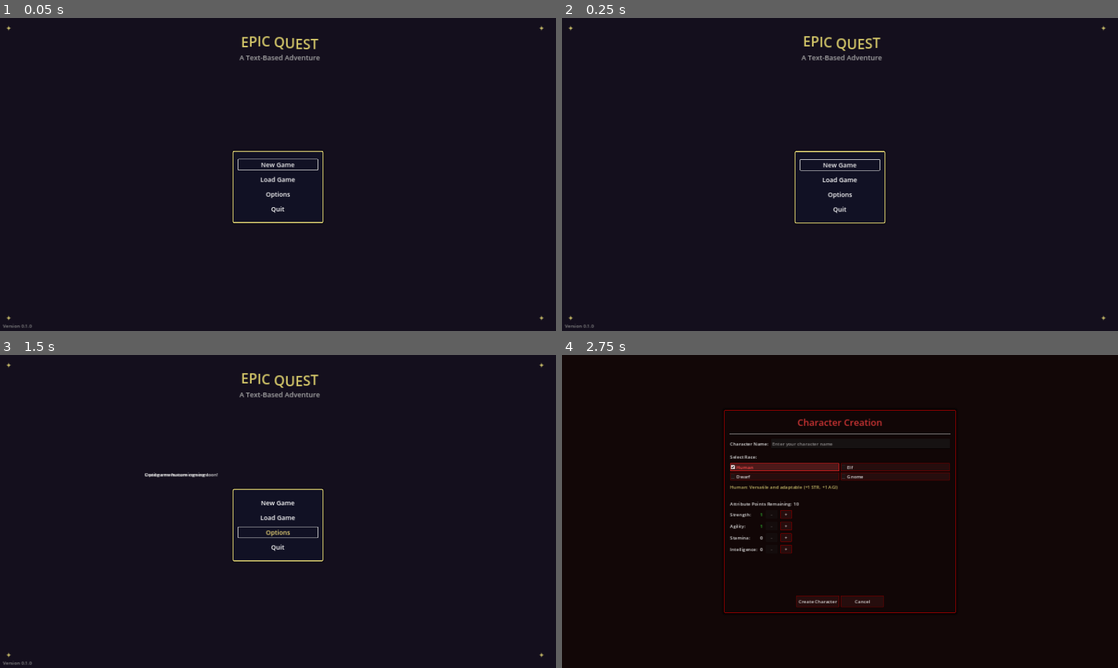
Above: before the commit, frames 1-4 (two rows, left to right).
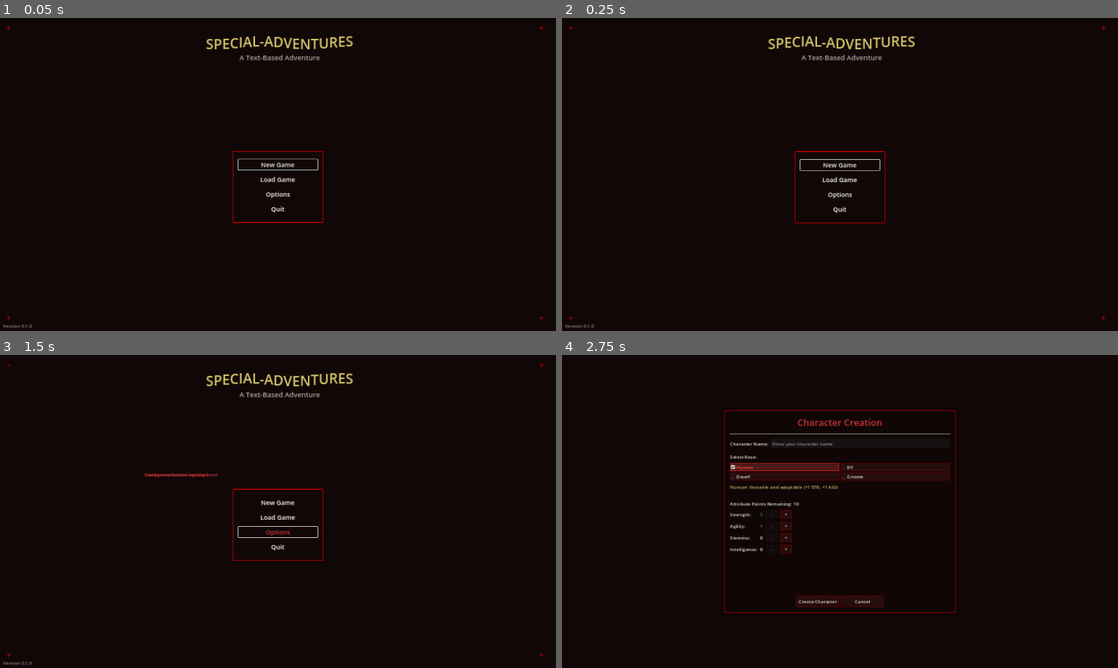
Above: after the commit, the same moments.

Repository: RovxBot/special-adventures
Game: Godot game, scene res://scenes/MainMenu.tscn
Same seed, same stepped clock (60 frames per second), same inputs: the game is played once before the commit and once after it.
Inputs:
- Up to frame 1 (0.05 s): no input
- Up to frame 2 (0.25 s): no input
- Up to frame 3 (1.5 s): click "Load Game" at 0.5 s; click "Options" at 1.25 s
- Up to frame 4 (2.75 s): click "New Game" at 2 s

The runs differ from the first frame. In frame 1, 4.1% of the frame differs, in the area x 1-98%, y 2-97%; in frame 2, 4.2%; in frame 3, 4.5%; in frame 4, nothing differs.
Error before the commit: Invalid call. Nonexistent function 'queue_free' in base 'Nil'. (res://scripts/main_menu.gd:34)
Error after the commit: Invalid call. Nonexistent function 'queue_free' in base 'Nil'. (res://scripts/main_menu.gd:52)

Commit message:
Updated main menu, and Talents window

Diff:
--- a/Godot/special-adventures/scenes/HUD.tscn
+++ b/Godot/special-adventures/scenes/HUD.tscn
@@ -520,7 +520,6 @@
 theme_override_colors/font_hovered_color = Color(0.776471, 0.729412, 0.407843, 0.784314)
 theme_override_styles/panel = SubResource("StyleBoxFlat_r5j7a")
 allow_search = false
-auto_height = false
 item_count = 3
 item_0/text = "Health Potion"
 item_1/text = "Rusty Sword"
--- a/Godot/special-adventures/scenes/MainMenu.tscn
+++ b/Godot/special-adventures/scenes/MainMenu.tscn
@@ -3,12 +3,12 @@
 [ext_resource type="Script" uid="uid://dgq601by5sqtc" path="res://scripts/main_menu.gd" id="1_yqorp"]
 
 [sub_resource type="StyleBoxFlat" id="StyleBoxFlat_84jwn"]
-bg_color = Color(0.0705882, 0.0705882, 0.14902, 0.901961)
+bg_color = Color(0.070588, 0.027451, 0.027451, 0.95)
 border_width_left = 4
 border_width_top = 4
 border_width_right = 4
 border_width_bottom = 4
-border_color = Color(0.776471, 0.729412, 0.407843, 1)
+border_color = Color(0.6, 0.0, 0.0, 1)
 corner_radius_top_left = 5
 corner_radius_top_right = 5
 corner_radius_bottom_right = 5
@@ -32,7 +32,7 @@
 anchor_bottom = 1.0
 grow_horizontal = 2
 grow_vertical = 2
-color = Color(0.0784314, 0.0588235, 0.113725, 1)
+color = Color(0.070588, 0.027451, 0.027451, 1)
 
 [node name="GameTitle" type="RichTextLabel" parent="."]
 layout_mode = 1
@@ -45,7 +45,7 @@
 offset_bottom = 176.0
 grow_horizontal = 2
 bbcode_enabled = true
-text = "[center][wave amp=50.0 freq=5.0][color=#d4c769][font_size=48]EPIC QUEST[/font_size][/color][/wave]
+text = "[center][wave amp=50.0 freq=5.0][color=#d4c769][font_size=48]SPECIAL-ADVENTURES[/font_size][/color][/wave]
 [color=#a9a9a9][font_size=24]A Text-Based Adventure[/font_size][/color][/center]"
 
 [node name="MenuPanel" type="Panel" parent="."]
@@ -81,7 +81,7 @@
 layout_mode = 2
 focus_neighbor_top = NodePath("../QuitButton")
 focus_neighbor_bottom = NodePath("../LoadButton")
-theme_override_colors/font_hover_color = Color(0.945098, 0.858824, 0.47451, 1)
+theme_override_colors/font_hover_color = Color(0.8, 0.2, 0.2, 1)
 theme_override_colors/font_color = Color(1, 1, 1, 1)
 theme_override_font_sizes/font_size = 22
 text = "New Game"
@@ -91,7 +91,7 @@
 layout_mode = 2
 focus_neighbor_top = NodePath("../StartButton")
 focus_neighbor_bottom = NodePath("../OptionButton")
-theme_override_colors/font_hover_color = Color(0.945098, 0.858824, 0.47451, 1)
+theme_override_colors/font_hover_color = Color(0.8, 0.2, 0.2, 1)
 theme_override_colors/font_color = Color(1, 1, 1, 1)
 theme_override_font_sizes/font_size = 22
 text = "Load Game"
@@ -101,7 +101,7 @@
 layout_mode = 2
 focus_neighbor_top = NodePath("../LoadButton")
 focus_neighbor_bottom = NodePath("../QuitButton")
-theme_override_colors/font_hover_color = Color(0.945098, 0.858824, 0.47451, 1)
+theme_override_colors/font_hover_color = Color(0.8, 0.2, 0.2, 1)
 theme_override_colors/font_color = Color(1, 1, 1, 1)
 theme_override_font_sizes/font_size = 22
 text = "Options"
@@ -111,7 +111,7 @@
 layout_mode = 2
 focus_neighbor_top = NodePath("../OptionButton")
 focus_neighbor_bottom = NodePath("../StartButton")
-theme_override_colors/font_hover_color = Color(0.945098, 0.858824, 0.47451, 1)
+theme_override_colors/font_hover_color = Color(0.8, 0.2, 0.2, 1)
 theme_override_colors/font_color = Color(1, 1, 1, 1)
 theme_override_font_sizes/font_size = 22
 text = "Quit"
@@ -132,7 +132,7 @@
 offset_top = 20.0
 offset_right = 60.0
 offset_bottom = 60.0
-theme_override_colors/font_color = Color(0.776471, 0.729412, 0.407843, 1)
+theme_override_colors/font_color = Color(0.6, 0.0, 0.0, 1)
 theme_override_font_sizes/font_size = 24
 text = "✦"
 
@@ -146,7 +146,7 @@
 offset_right = -20.0
 offset_bottom = 60.0
 grow_horizontal = 0
-theme_override_colors/font_color = Color(0.776471, 0.729412, 0.407843, 1)
+theme_override_colors/font_color = Color(0.6, 0.0, 0.0, 1)
 theme_override_font_sizes/font_size = 24
 text = "✦"
 
@@ -160,7 +160,7 @@
 offset_right = 60.0
 offset_bottom = -20.0
 grow_vertical = 0
-theme_override_colors/font_color = Color(0.776471, 0.729412, 0.407843, 1)
+theme_override_colors/font_color = Color(0.6, 0.0, 0.0, 1)
 theme_override_font_sizes/font_size = 24
 text = "✦"
 
@@ -177,7 +177,7 @@
 offset_bottom = -20.0
 grow_horizontal = 0
 grow_vertical = 0
-theme_override_colors/font_color = Color(0.776471, 0.729412, 0.407843, 1)
+theme_override_colors/font_color = Color(0.6, 0.0, 0.0, 1)
 theme_override_font_sizes/font_size = 24
 text = "✦"
 
--- a/Godot/special-adventures/scenes/TalentWindow.tscn
+++ b/Godot/special-adventures/scenes/TalentWindow.tscn
@@ -3,24 +3,26 @@
 [ext_resource type="Script" uid="uid://bdwrufc1hrroc" path="res://scripts/talent_window.gd" id="1_8a3st"]
 
 [sub_resource type="StyleBoxFlat" id="StyleBoxFlat_7r8no"]
-bg_color = Color(0.0705882, 0.0705882, 0.14902, 0.901961)
+bg_color = Color(0.070588, 0.027451, 0.027451, 0.95)
 border_width_left = 2
 border_width_top = 2
 border_width_right = 2
 border_width_bottom = 2
-border_color = Color(0.776471, 0.729412, 0.407843, 1)
+border_color = Color(0.6, 0.0, 0.0, 1)
 corner_radius_top_left = 4
 corner_radius_top_right = 4
 corner_radius_bottom_right = 4
 corner_radius_bottom_left = 4
+shadow_color = Color(0, 0, 0, 0.34902)
+shadow_size = 6
 
 [sub_resource type="StyleBoxFlat" id="StyleBoxFlat_talent"]
 content_margin_left = 10.0
 content_margin_top = 10.0
 content_margin_right = 10.0
 content_margin_bottom = 10.0
-bg_color = Color(0.101961, 0.101961, 0.207843, 0.901961)
-border_color = Color(0.776471, 0.729412, 0.407843, 0.5)
+bg_color = Color(0.101961, 0.054902, 0.054902, 0.901961)
+border_color = Color(0.6, 0.0, 0.0, 0.5)
 corner_radius_top_left = 4
 corner_radius_top_right = 4
 corner_radius_bottom_right = 4
@@ -33,7 +35,7 @@
 transient = true
 exclusive = true
 unresizable = true
-theme_override_colors/title_color = Color(0.776471, 0.729412, 0.407843, 1)
+theme_override_colors/title_color = Color(0.8, 0.2, 0.2, 1)
 script = ExtResource("1_8a3st")
 
 [node name="Panel" type="Panel" parent="."]
@@ -66,13 +68,13 @@
 [node name="ClassLabel" type="Label" parent="Panel/MarginContainer/VBoxContainer/TopInfo"]
 layout_mode = 2
 size_flags_horizontal = 3
-theme_override_colors/font_color = Color(0.776471, 0.729412, 0.407843, 1)
+theme_override_colors/font_color = Color(0.8, 0.2, 0.2, 1)
 theme_override_font_sizes/font_size = 18
 text = "Warrior Talents"
 
 [node name="PointsLabel" type="Label" parent="Panel/MarginContainer/VBoxContainer/TopInfo"]
 layout_mode = 2
-theme_override_colors/font_color = Color(0.776471, 0.729412, 0.407843, 1)
+theme_override_colors/font_color = Color(0.8, 0.2, 0.2, 1)
 text = "Available Points: 0"
 
 [node name="HSeparator" type="HSeparator" parent="Panel/MarginContainer/VBoxContainer"]
@@ -123,7 +125,7 @@
 
 [node name="TalentName" type="Label" parent="Panel/MarginContainer/VBoxContainer/TabContainer/Warrior/TooltipPanel/MarginContainer/VBoxContainer"]
 layout_mode = 2
-theme_override_colors/font_color = Color(0.776471, 0.729412, 0.407843, 1)
+theme_override_colors/font_color = Color(0.8, 0.2, 0.2, 1)
 theme_override_font_sizes/font_size = 16
 text = "Talent Name"
 
@@ -146,4 +148,5 @@
 [node name="CloseButton" type="Button" parent="Panel/MarginContainer/VBoxContainer/ButtonsContainer"]
 custom_minimum_size = Vector2(100, 0)
 layout_mode = 2
+theme_override_colors/font_hover_color = Color(0.8, 0.2, 0.2, 1)
 text = "Close"
--- a/Godot/special-adventures/scripts/HUD.gd
+++ b/Godot/special-adventures/scripts/HUD.gd
@@ -53,6 +53,10 @@
 		inventory_list.item_selected.connect(_on_inventory_item_selected)
 		inventory_list.item_activated.connect(_on_inventory_item_activated)
 
+	# Initialize talent and stat points display
+	update_talent_points(0)
+	update_stat_points(0)
+
 # Helper function to configure progress bar appearance
 func _configure_progress_bar(bar):
 	if bar:
@@ -71,8 +75,43 @@
 func update_talent_points(points: int):
 	var talent_points_label = get_node_or_null("MainLayout/BottomSection/PlayerStatsSection/PlayerStatusPanel/MarginContainer/PlayerStats/TalentButton/TalentPoints")
 	if talent_points_label:
+		print("Updating talent points display: ", points)
 		talent_points_label.text = str(points)
-		talent_points_label.visible = points > 0
+		# Always show the label, regardless of points value
+		talent_points_label.visible = true
+
+		# Make sure the label is styled properly
+		talent_points_label.add_theme_color_override("font_color", Color(0.8, 0.2, 0.2, 1))
+		talent_points_label.custom_minimum_size = Vector2(30, 0) # Ensure it has enough width
+		talent_points_label.horizontal_alignment = HORIZONTAL_ALIGNMENT_CENTER
+
+		# Force the talent points to update visually
+		if points > 0:
+			# Highlight with a pulse effect if there are unspent points
+			var tween = create_tween().set_loops(0) # Continuous looping
+			tween.tween_property(talent_points_label, "modulate", Color(1, 1, 1, 1), 0.5)
+			tween.tween_property(talent_points_label, "modulate", Color(1, 0.7, 0.7, 1), 0.5)
+
+# Show/hide stat points indicator
+func update_stat_points(points: int):
+	var stat_points_label = get_node_or_null("MainLayout/BottomSection/PlayerStatsSection/PlayerStatusPanel/MarginContainer/PlayerStats/StatsButton/StatPoints")
+	if stat_points_label:
+		print("Updating stat points display: ", points)
+		stat_points_label.text = str(points)
+		# Always show the label, regardless of points value
+		stat_points_label.visible = true
+
+		# Make sure the label is styled properly
+		stat_points_label.add_theme_color_override("font_color", Color(0.8, 0.2, 0.2, 1))
+		stat_points_label.custom_minimum_size = Vector2(30, 0) # Ensure it has enough width
+		stat_points_label.horizontal_alignment = HORIZONTAL_ALIGNMENT_CENTER
+
+		# Force the stat points to update visually
+		if points > 0:
+			# Highlight with a pulse effect if there are unspent points
+			var tween = create_tween().set_loops(0) # Continuous looping
+			tween.tween_property(stat_points_label, "modulate", Color(1, 1, 1, 1), 0.5)
+			tween.tween_property(stat_points_label, "modulate", Color(1, 0.7, 0.7, 1), 0.5)
 
 # Open talent window
 func open_talent_window(player):
@@ -87,13 +126,6 @@
 			player.talent_points -= 1
 			update_talent_points(player.talent_points)
 	)
-
-# Show/hide stat points indicator
-func update_stat_points(points: int):
-	var stat_points_label = get_node_or_null("MainLayout/BottomSection/PlayerStatsSection/PlayerStatusPanel/MarginContainer/PlayerStats/StatsButton/StatPoints")
-	if stat_points_label:
-		stat_points_label.text = str(points)
-		stat_points_label.visible = points > 0
 
 # Open stats window
 func open_stats_window(player):
--- a/Godot/special-adventures/scripts/item_database.gd
+++ b/Godot/special-adventures/scripts/item_database.gd
@@ -151,35 +151,67 @@
 
 # Get random item of specified type with level <= player_level
 func get_random_item(type: String = "", max_level: int = 100) -> Item:
-	var filtered_items = []
-
-	# Filter by type and level
-	for item in _items.values():
-		if (type == "" or item.type == type) and item.level_requirement <= max_level:
-			filtered_items.append(item)
-
-	if filtered_items.size() > 0:
-		return filtered_items[randi() % filtered_items.size()]
-
-	return null
-
-# Generate loot for an enemy based on level
-func generate_enemy_loot(enemy_level: int, min_items: int = 1, max_items: int = 3) -> Array:
+	var eligible_items = []
+
+	# If type is specified, only get items of that type
+	if type != "":
+		if not _items_by_type.has(type):
+			return null
+
+		for item in _items_by_type[type]:
+			if item.level_requirement <= max_level:
+				eligible_items.append(item)
+	else:
+		# If no type specified, get all items with level <= max_level
+		for item_id in _items:
+			var item = _items[item_id]
+			if item.level_requirement <= max_level:
+				eligible_items.append(item)
+
+	if eligible_items.size() == 0:
+		return null
+
+	# Return random item from eligible items
+	return eligible_items[randi() % eligible_items.size()]
+
+# Generate loot for an enemy based on its level
+# For testing purposes, this will generate random items from all categories
+func generate_enemy_loot(enemy_level: int) -> Array:
 	var loot = []
-	var num_items = min_items + randi() % (max_items - min_items + 1)
-
+
+	# Determine number of items to drop (1-3)
+	var num_items = 1 + randi() % 3
+
+	# Categories of items
+	var item_types = ["Weapon", "Shield", "Cloth Armor", "Leather Armor", "Plate Armor", "Potion", "Ring", "Necklace"]
+
+	# Drop logic for testing - completely random selection
 	for i in range(num_items):
-		# Higher chance for common items, lower for rare/epic
-		var item_type = ""
-		var rand = randf()
-
-		if rand < 0.6:  # 60% chance for weapon/armor
-			item_type = ["Weapon", "Armor"][randi() % 2]
-		else:  # 40% chance for other item types
-			item_type = ["Potion", "Ring", "Trinket"][randi() % 3]
-
-		var item = get_random_item(item_type, enemy_level + 5)
-		if item != null:
+		# 1. Random approach - get any item from the database
+		var item = null
+
+		# Decide whether to filter by type or not (50% chance)
+		if randf() > 0.5:
+			# Select random item type
+			var type = item_types[randi() % item_types.size()]
+			item = get_random_item(type, 100)  # Get any level item
+		else:
+			# Get any random item
+			item = get_random_item("", 100)  # Get any level item
+
+		if item:
 			loot.append(item)
 
+	# Always ensure at least one potion drops (for healing during testing)
+	var potion_dropped = false
+	for item in loot:
+		if item.type == "Potion":
+			potion_dropped = true
+			break
+
+	if not potion_dropped:
+		var potion = get_random_item("Potion", 100)
+		if potion:
+			loot.append(potion)
+
 	return loot
--- a/Godot/special-adventures/scripts/main_menu.gd
+++ b/Godot/special-adventures/scripts/main_menu.gd
@@ -12,8 +12,26 @@
 
 	# Add a subtle animation to make the menu feel more alive
 	var tween = create_tween().set_loops()
-	tween.tween_property($MenuPanel, "position:y", $MenuPanel.position.y + 5, 2)
-	tween.tween_property($MenuPanel, "position:y", $MenuPanel.position.y, 2)
+	tween.tween_property($MenuPanel, "position:y", $MenuPanel.position.y + 3, 1.5)
+	tween.tween_property($MenuPanel, "position:y", $MenuPanel.position.y, 1.5)
+
+	# Add subtle pulsing to the decorations
+	var decoration_tween = create_tween().set_loops()
+	decoration_tween.tween_property($Decorations/TopLeftDecoration, "modulate:a", 0.5, 2.0)
+	decoration_tween.tween_property($Decorations/TopLeftDecoration, "modulate:a", 1.0, 2.0)
+
+	# Create a random timer for occasional flicker effect
+	var timer = Timer.new()
+	add_child(timer)
+	timer.wait_time = 3.0
+	timer.timeout.connect(_on_flicker_timer)
+	timer.start()
+
+func _on_flicker_timer():
+	# Randomly flicker the menu panel
+	var flicker_tween = create_tween()
+	flicker_tween.tween_property($MenuPanel, "modulate", Color(0.9, 0.9, 0.9), 0.05)
+	flicker_tween.tween_property($MenuPanel, "modulate", Color(1, 1, 1), 0.1)
 
 func _on_start_pressed():
 	# Play a sound effect if you have one
@@ -27,7 +45,7 @@
 	var notification = Label.new()
 	notification.text = "Load game feature coming soon!"
 	notification.position = Vector2(500, 400)
-	notification.add_theme_color_override("font_color", Color(0.9, 0.9, 0.9))
+	notification.add_theme_color_override("font_color", Color(0.8, 0.2, 0.2, 1))
 	add_child(notification)
 
 	var timer = get_tree().create_timer(2.0)
@@ -38,7 +56,7 @@
 	var notification = Label.new()
 	notification.text = "Options menu coming soon!"
 	notification.position = Vector2(500, 400)
-	notification.add_theme_color_override("font_color", Color(0.9, 0.9, 0.9))
+	notification.add_theme_color_override("font_color", Color(0.8, 0.2, 0.2, 1))
 	add_child(notification)
 
 	var timer = get_tree().create_timer(2.0)
--- a/Godot/special-adventures/scripts/talent_window.gd
+++ b/Godot/special-adventures/scripts/talent_window.gd
@@ -314,10 +314,10 @@
 
 func update_button_state(button, talent):
 	if talent.current_rank >= talent.max_rank:
-		# Maxed out - gold border and background
+		# Maxed out - red border and background
 		var style = StyleBoxFlat.new()
-		style.bg_color = Color(0.776471, 0.729412, 0.407843, 0.3)  # Gold with transparency
-		style.border_color = Color(0.776471, 0.729412, 0.407843, 1)  # Solid gold border
+		style.bg_color = Color(0.6, 0.0, 0.0, 0.3)  # Red with transparency
+		style.border_color = Color(0.8, 0.2, 0.2, 1)  # Solid red border
 		style.border_width_left = 2
 		style.border_width_right = 2
 		style.border_width_top = 2
@@ -332,7 +332,7 @@
 	elif can_learn_talent(talent):
 		# Can learn - green pulsing border
 		var style = StyleBoxFlat.new()
-		style.bg_color = Color(0.1, 0.1, 0.2, 0.6)  # Dark blue background
+		style.bg_color = Color(0.1, 0.1, 0.05, 0.6)  # Dark background
 		style.border_color = Color(0.2, 0.8, 0.2, 1)  # Green border
 		style.border_width_left = 2
 		style.border_width_right = 2
@@ -365,7 +365,7 @@
 	var rank_label = button.get_node_or_null("CenterContainer/VBoxContainer/RankLabel")
 	if rank_label:
 		if talent.current_rank >= talent.max_rank:
-			rank_label.add_theme_color_override("font_color", Color(0.9, 0.9, 0.5, 1))
+			rank_label.add_theme_color_override("font_color", Color(0.8, 0.2, 0.2, 1))
 		elif can_learn_talent(talent):
 			rank_label.add_theme_color_override("font_color", Color(0.2, 0.9, 0.2, 1))
 		else:
@@ -431,9 +431,9 @@
 		for prereq_id in talent_lines[talent_id]:
 			var line = talent_lines[talent_id][prereq_id]
 
-			# If prereq is learned, make line gold
+			# If prereq is learned, make line red instead of gold
 			if warrior_talents[prereq_id].current_rank > 0 and warrior_talents[talent_id].current_rank > 0:
-				line.default_color = Color(0.776471, 0.729412, 0.407843, 1)  # Gold
+				line.default_color = Color(0.8, 0.2, 0.2, 1)  # Red
 			elif warrior_talents[prereq_id].current_rank > 0:
 				line.default_color = Color(0.6, 0.6, 0.6, 0.8)  # Lighter gray
 			else:
